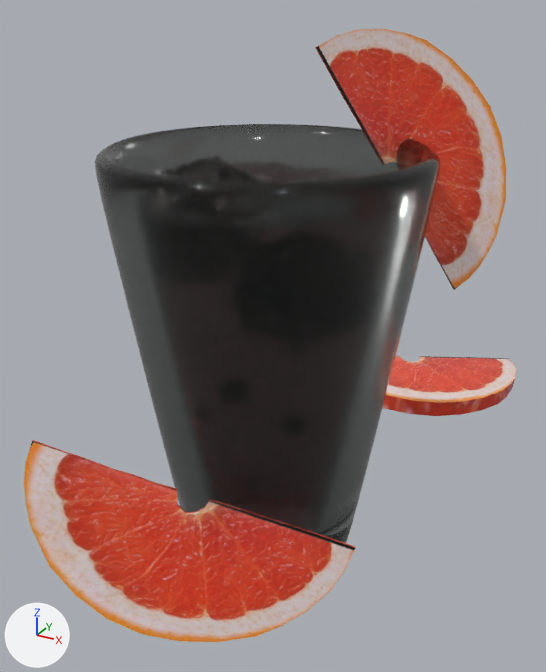
The glTF model public/GinPomelo.glb as it was, and as the next commit left it.
Rendered twice from a 50 mm camera at (5.44, -9.73, 8.88) aimed at (-0.83, 1.67, 3.18). The axes (+X, +Y, +Z) are drawn at lower left. The lights are the same throughout. Where no turn or scale is listed for an object, it has been applied to the vertices.

In view in the first picture: 'cup', 'ice ', 'pomelo', 'pomelo.001', 'pomelo.002', 'water'.
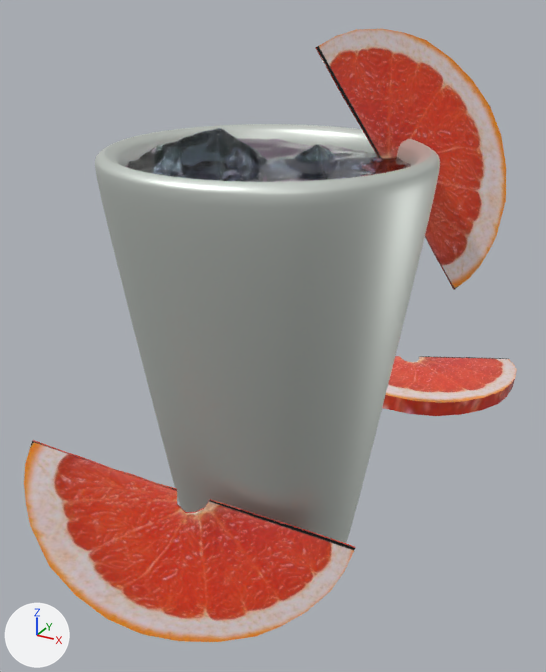
Where the change shows, as pixel boxes [x1, y1, x2, y2] in the pictures (546 x 672 px):
'cup', recoloured
    both: [95, 124, 440, 543]
'water', rescaled
    before: [232, 162, 360, 182]
    after: [126, 139, 411, 182]
'ice ', recoloured, moved
    before: [153, 155, 261, 182]
    after: [153, 128, 267, 175]
'ice 2', recoloured, moved (not visible before)
    after: [294, 144, 334, 161]

The edits, one by one:
Material 'Glass' (mat_glass) changes colour from grey #979d9b to cyan #b2e4e7; in linear values from (0.309, 0.335, 0.327) to (0.444, 0.777, 0.8).
Material 'Material.003' (mat_material_003) is new.
Its base color is (0.739, 0.785, 0.739) (white #dfe5df).
Its metallic is 0.8.
me_mesh_001 has 3329 vertices, 6592 faces and spans x -2.46..2.46, y -2.46..2.46, z 0.0..6.97.
me_mesh_001 no longer uses material mat_glass (grey #979c9b).
me_mesh_001 now uses material mat_material_003 (white #dfe5df).
Object 'ice ' (ob_ice) moves from (0.06, 0.3, 3.65) to (-0.03, 0.52, 3.98).
Object 'water' (ob_water) is rescaled from (1.0, 1.0, 1.0) to (1.06, 1.06, 1.06).
Object 'ice 2' (ob_ice_2) moves from (1.53, 1.28, 3.01) to (1.66, 1.82, 3.96).
